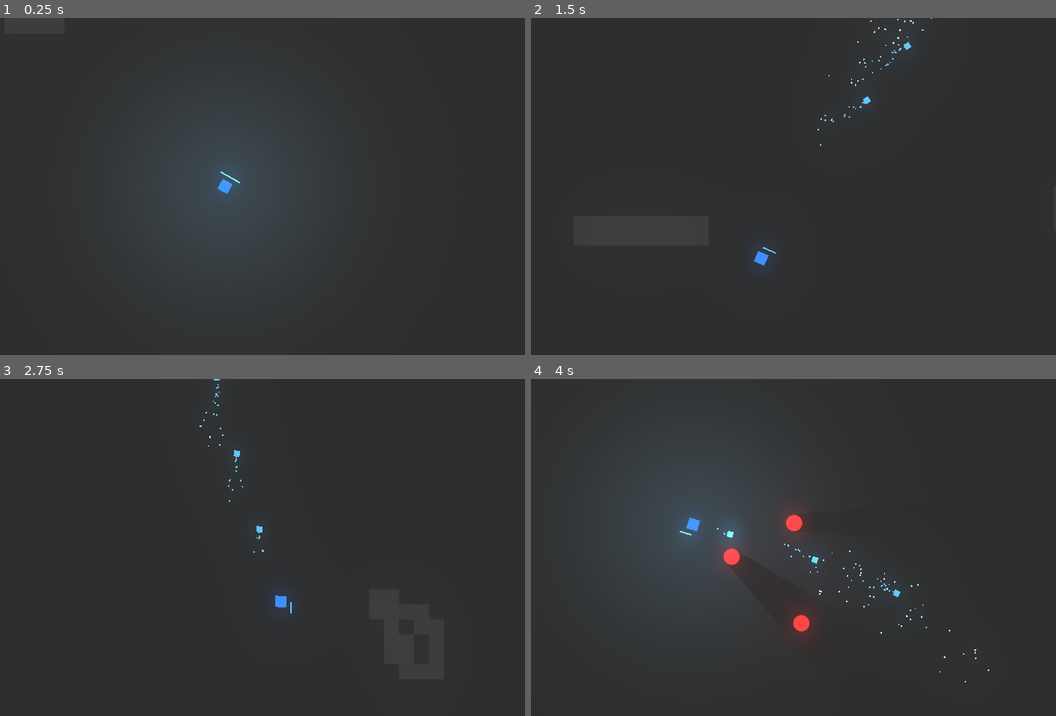
Above: before the commit, frames 1-4 (two rows, left to right).
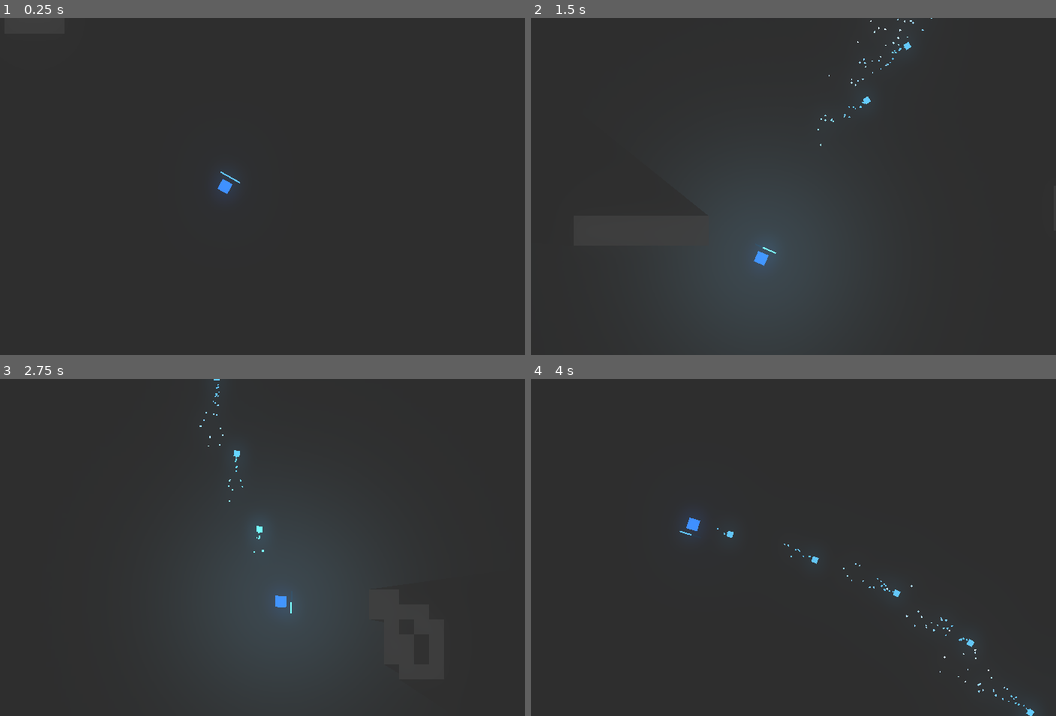
Above: after the commit, the same moments.

Repository: Talamander/unexpected-jam
Game: Godot game, scene res://Level/Arena.tscn
Two runs of this game, one before a commit and one after it. Both use one fixed random seed, a clock stepped at 60 frames per second and the inputs below. Sound files missing from this copy of the repository are replaced by a short silence.
Inputs (mouse positions are in pixels of both pictures, inside the frame that each line leads up to):
- Up to frame 1 (0.25 s): no input
- Up to frame 2 (1.5 s): tap Enter at 0.5 s; move the mouse to (888, 169) at 0.52 s; press the mouse at (888, 169) at 0.53 s; hold Right (ui_right) 0.53-1.28 s; move the mouse to (636, 203) at 1.27 s; release the mouse at (636, 203) at 1.28 s; hold Down (ui_down) from 1.28 s (still down); tap L (toggle_lights) at 1.35 s
- Up to frame 3 (2.75 s): tap Space at 2 s; move the mouse to (283, 473) at 2.02 s; release Down (ui_down) at 2.03 s; press the mouse at (283, 473) at 2.03 s; hold Right (ui_right) from 2.03 s (still down)
- Up to frame 4 (4 s): move the mouse to (725, 614) at 2.77 s; release Right (ui_right) at 2.78 s; release the mouse at (725, 614) at 2.78 s; hold Up (ui_up) 2.78-3.53 s; tap L (toggle_lights) at 2.85 s; move the mouse to (935, 598) at 3.52 s; press the mouse at (935, 598) at 3.53 s; hold Left (ui_left) from 3.53 s (still down)

The runs differ from the first frame. In frame 1, 4.3% of the frame differs, in the area x 33-53%, y 35-65%; in frame 2, 4.0%; in frame 3, 4.6%; in frame 4, 6.0%, in the area x 21-96%, y 28-100%.
Error after the commit: Parse Error: Error parsing expression, misplaced: '\n' (res://Enemies/BasicEnemy.gd:20)

Commit message:
Push to desktop

Diff:
--- a/Enemies/BasicEnemy.gd
+++ b/Enemies/BasicEnemy.gd
@@ -15,7 +15,9 @@
 	motion = motion.clamped(speed)
 	motion = move_and_slide(motion)
 
-
+func get_rotation():
+	var enemyrotation =
+	return enemyrotation
 
 
 #This function exists in Enemy parent class, but I decided to also put it here so enemies can be unique
--- a/Player/Player.gd
+++ b/Player/Player.gd
@@ -213,5 +213,7 @@
 
 
 func _on_Hurtbox_body_entered(body):
-	if body.is_in_group("Enemy"):
+	#if body.is_in_group("Enemy"):
+		#var enemyVelocity = body.get_rotation()
+		#motion -= enemyVelocity * 1
 		pass
--- a/Player/Player.tscn
+++ b/Player/Player.tscn
@@ -50,6 +50,7 @@
 occluder = SubResource( 1 )
 
 [node name="Light2D" type="Light2D" parent="."]
+visible = false
 position = Vector2( 0, -2.38419e-07 )
 scale = Vector2( 3.04297, 3.04297 )
 texture = ExtResource( 4 )
Not shown: 2 places in Enemies/BasicEnemy.tscn that only renumber resources
